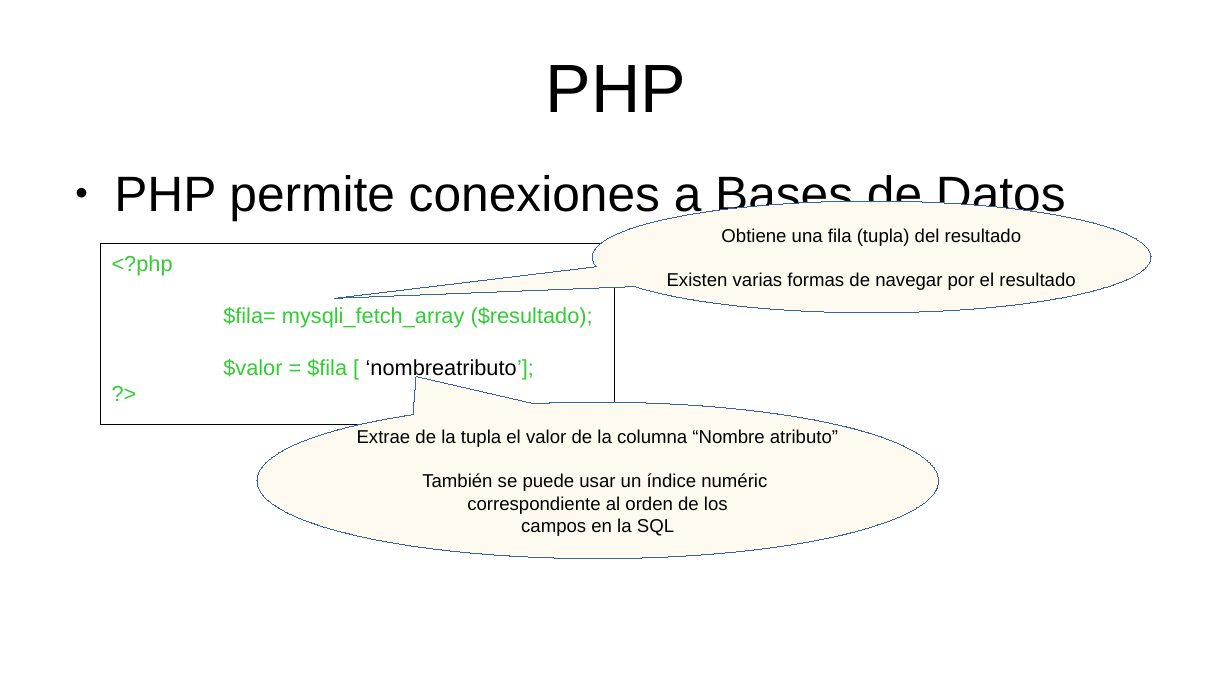
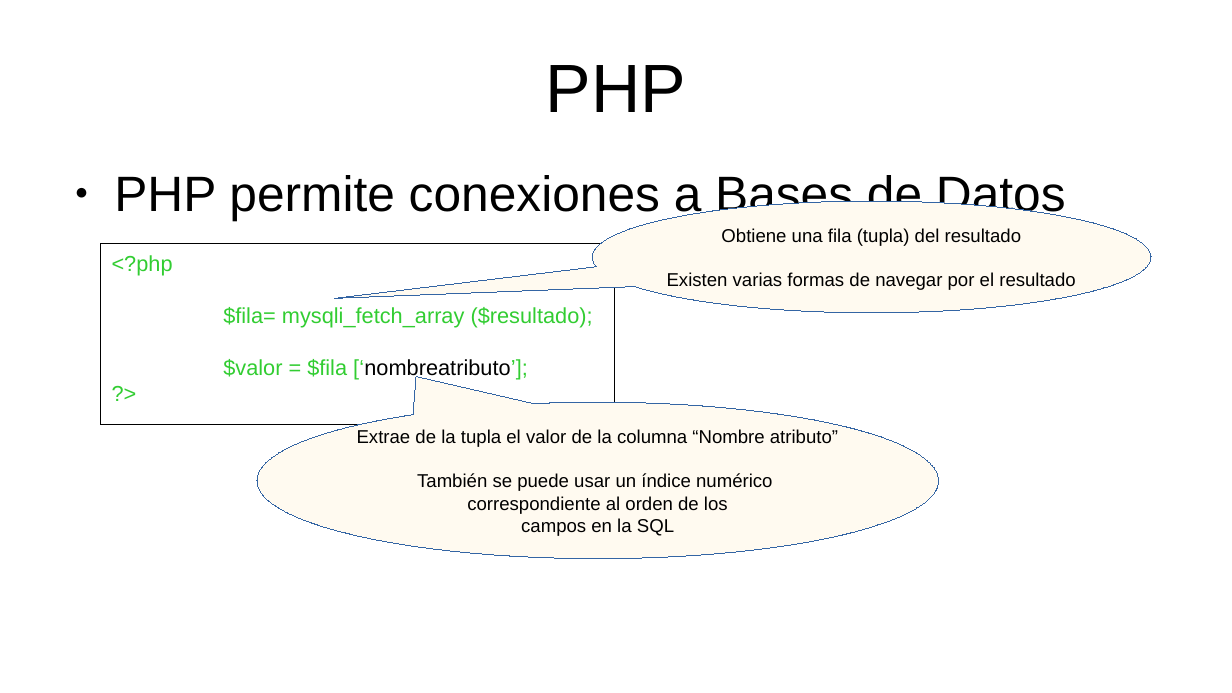
Before and after one commit to mikel-egana-aranguren/EHU-SGSSI-01, a slide deck: slide 52 of SistemasWeb/SistemasWeb.odp. Drawn at 1232x693 pixels with LibreOffice and Linux fonts; fonts in the diff are those of the drawing; background and template pictures are left out. Boxes give left, top, right and bottom in pixels: in the first picture for what was removed or moved away, otherwise in the second. Text is boxed around its words. In the diff, an @@ line names an element or a change of style, - is before the commit and + after.

```diff
--- a/SistemasWeb/SistemasWeb.odp
+++ b/SistemasWeb/SistemasWeb.odp
@@ text in rectangle at (223,359,528,380): spaces changed @@
-$valor = $fila [ ‘nombreatributo’];
+$valor = $fila [‘nombreatributo’];
@@ text in speech bubble at (417,473,772,491): text changed @@
-También se puede usar un índice numéric
+También se puede usar un índice numérico
```
Also in this commit, not shown: 6 other slides changed, 1 slide added, 1 slide removed, 4 other files.
